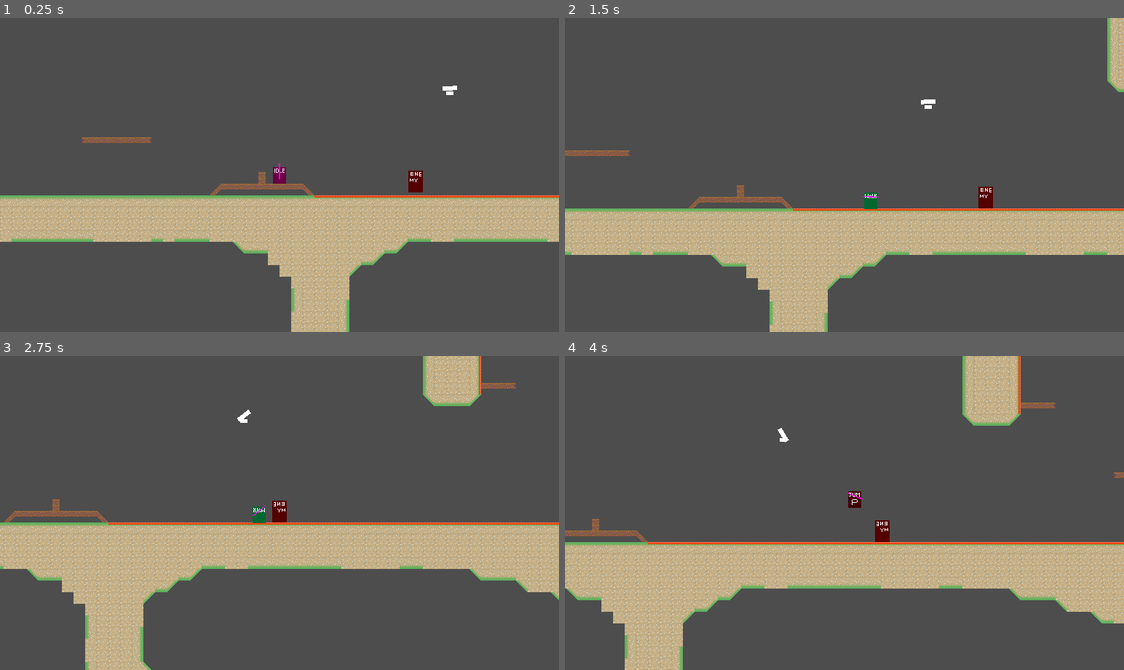
Above: before the commit, frames 1-4 (two rows, left to right).
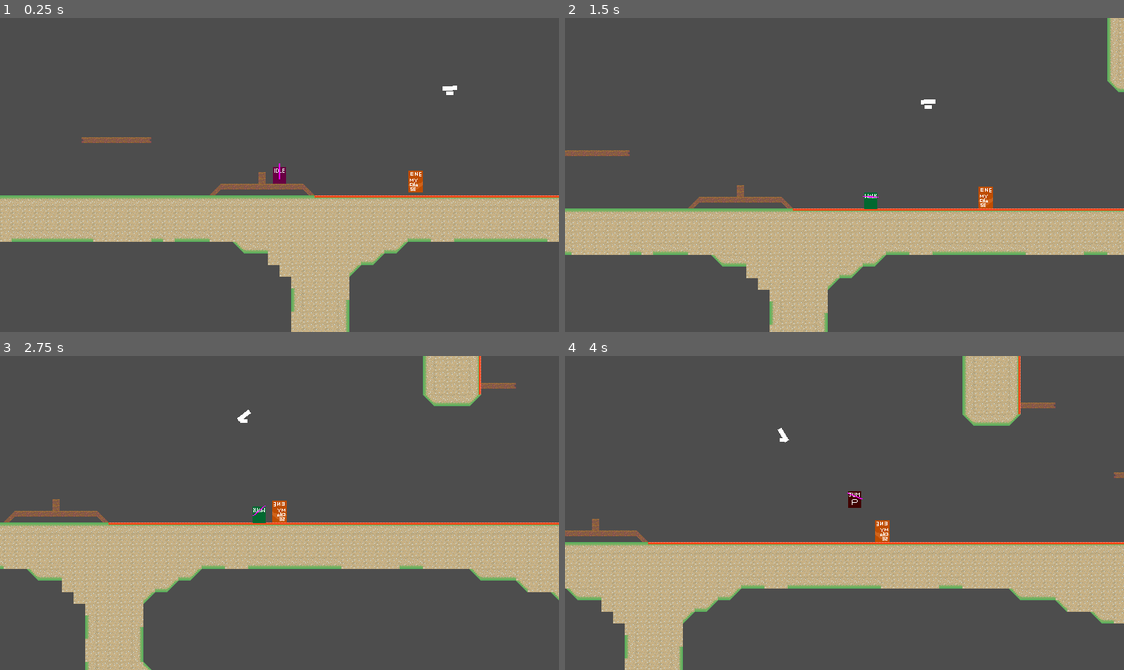
Above: after the commit, the same moments.

Repository: haruo-gabriel/portal2d
Game: Godot game, scene res://levels/test.tscn
Same seed, same stepped clock (60 frames per second), same inputs: the game is played once before the commit and once after it.
Inputs (mouse positions are in pixels of both pictures, inside the frame that each line leads up to):
- Up to frame 1 (0.25 s): no input
- Up to frame 2 (1.5 s): move the mouse to (967, 159) at 0.52 s; hold Shift (crouch) 0.53-1.28 s; hold D (move_right) from 0.53 s (still down); tap Space (jump) at 0.77 s; move the mouse to (732, 190) at 1.27 s; click (732, 190) at 1.35 s
- Up to frame 3 (2.75 s): tap Space (jump) at 1.52 s; move the mouse to (335, 443) at 2.02 s; release D (move_right) at 2.03 s; hold A (move_left) from 2.03 s (still down); right-click (335, 443) at 2.1 s
- Up to frame 4 (4 s): move the mouse to (816, 575) at 2.77 s; release A (move_left) at 2.78 s; hold D (move_right) from 2.78 s (still down); tap Shift (crouch) at 2.85 s; tap Space (jump) at 3.02, 3.77 s; move the mouse to (1012, 560) at 3.52 s; click (1012, 560) at 3.6 s

The runs differ from the first frame. In frame 1, 0.2% of the frame differs, in the area x 73-76%, y 48-56%; in frame 2, 0.2%; in frame 3, 0.2%; in frame 4, 0.2%.

Commit message:
Adding "animations" to enemy

Diff:
--- a/godot project/characters/moving_enemy/moving_enemy.tscn
+++ b/godot project/characters/moving_enemy/moving_enemy.tscn
@@ -1,11 +1,68 @@
-[gd_scene load_steps=8 format=3 uid="uid://byybmlwajwfcr"]
+[gd_scene load_steps=14 format=3 uid="uid://byybmlwajwfcr"]
 
 [ext_resource type="Script" path="res://characters/moving_enemy/scripts/moving_enemy.gd" id="1_m57l0"]
-[ext_resource type="Texture2D" uid="uid://c8eahro6svefr" path="res://characters/moving_enemy/sprite.png" id="1_qtp8j"]
+[ext_resource type="Texture2D" uid="uid://cd5oo3qhyimel" path="res://characters/moving_enemy/sprites/chase.png" id="2_q3wfa"]
 [ext_resource type="Script" path="res://characters/moving_enemy/scripts/states/state_machine.gd" id="3_0kfwn"]
+[ext_resource type="Texture2D" uid="uid://mjydm261ct8y" path="res://characters/moving_enemy/sprites/searching.png" id="3_5a60u"]
 [ext_resource type="Script" path="res://characters/moving_enemy/scripts/states/searching.gd" id="4_8dwqt"]
+[ext_resource type="Texture2D" uid="uid://bn33lbblvo3vc" path="res://characters/moving_enemy/sprites/attack.png" id="4_aa8od"]
 [ext_resource type="Script" path="res://characters/moving_enemy/scripts/states/chasing.gd" id="5_l61f2"]
 [ext_resource type="Script" path="res://characters/moving_enemy/scripts/attacking.gd" id="6_fgdwi"]
+
+[sub_resource type="Animation" id="Animation_w7gkq"]
+resource_name = "search"
+length = 0.3
+tracks/0/type = "value"
+tracks/0/imported = false
+tracks/0/enabled = true
+tracks/0/path = NodePath("Sprite2D:texture")
+tracks/0/interp = 1
+tracks/0/loop_wrap = true
+tracks/0/keys = {
+"times": PackedFloat32Array(0),
+"transitions": PackedFloat32Array(1),
+"update": 1,
+"values": [ExtResource("3_5a60u")]
+}
+
+[sub_resource type="Animation" id="Animation_e3tac"]
+resource_name = "chase"
+length = 0.3
+tracks/0/type = "value"
+tracks/0/imported = false
+tracks/0/enabled = true
+tracks/0/path = NodePath("Sprite2D:texture")
+tracks/0/interp = 1
+tracks/0/loop_wrap = true
+tracks/0/keys = {
+"times": PackedFloat32Array(0),
+"transitions": PackedFloat32Array(1),
+"update": 1,
+"values": [ExtResource("2_q3wfa")]
+}
+
+[sub_resource type="Animation" id="Animation_8ja54"]
+resource_name = "attack"
+length = 0.3
+tracks/0/type = "value"
+tracks/0/imported = false
+tracks/0/enabled = true
+tracks/0/path = NodePath("Sprite2D:texture")
+tracks/0/interp = 1
+tracks/0/loop_wrap = true
+tracks/0/keys = {
+"times": PackedFloat32Array(0),
+"transitions": PackedFloat32Array(1),
+"update": 1,
+"values": [ExtResource("4_aa8od")]
+}
+
+[sub_resource type="AnimationLibrary" id="AnimationLibrary_xvkrf"]
+_data = {
+"attack": SubResource("Animation_8ja54"),
+"chase": SubResource("Animation_e3tac"),
+"search": SubResource("Animation_w7gkq")
+}
 
 [sub_resource type="RectangleShape2D" id="RectangleShape2D_uch4w"]
 size = Vector2(20, 30)
@@ -14,7 +71,12 @@
 script = ExtResource("1_m57l0")
 
 [node name="Sprite2D" type="Sprite2D" parent="."]
-texture = ExtResource("1_qtp8j")
+texture = ExtResource("2_q3wfa")
+
+[node name="AnimationPlayer" type="AnimationPlayer" parent="."]
+libraries = {
+"": SubResource("AnimationLibrary_xvkrf")
+}
 
 [node name="CollisionShape2D" type="CollisionShape2D" parent="."]
 shape = SubResource("RectangleShape2D_uch4w")
--- a/godot project/characters/moving_enemy/scripts/attacking.gd
+++ b/godot project/characters/moving_enemy/scripts/attacking.gd
@@ -1,10 +1,32 @@
 
 extends MovingEnemyState
 
+const ATTACK_DELAY: int = 10
+const POST_ATTACK_DELAY: int = 60
 
-func _ready():
-	pass # Replace with function body.
+const REACH: int = 50
+
+var attack_delay: int
+var post_attack_delay: int
+
+func attack() -> void:
+	pass
+
+func _ready() -> void:
+	attack_delay = ATTACK_DELAY
+	post_attack_delay = POST_ATTACK_DELAY
 
 
-func _process(delta):
-	pass
+func _physics_process(delta: float) -> void:
+
+	if attack_delay:
+		attack_delay -= 1
+		return
+
+	if post_attack_delay == POST_ATTACK_DELAY:
+		attack()
+
+	post_attack_delay -= 1
+
+	if not post_attack_delay:
+		transitioned.emit(self, "searching")
--- a/godot project/characters/moving_enemy/scripts/moving_enemy.gd
+++ b/godot project/characters/moving_enemy/scripts/moving_enemy.gd
@@ -5,9 +5,12 @@
 @export var can_fall: bool = false
 
 @onready var can_see_floor: RayCast2D = $FloorCaster
+
 @onready var player_caster: RayCast2D = $PlayerCaster
 @onready var player_caster2: RayCast2D = $PlayerCaster2
+
 @onready var sprite: Sprite2D = $Sprite2D
+@onready var animation: AnimationPlayer = $AnimationPlayer
 
 const SIGHT_DISTANCE: float = 500
 const BEHIND_SIGHT_DISTANCE: float = 100
--- a/godot project/characters/moving_enemy/scripts/states/searching.gd
+++ b/godot project/characters/moving_enemy/scripts/states/searching.gd
@@ -4,7 +4,10 @@
 const SEARCH_SPEED: float = 100
 
 func enter() -> void:
+
 	enemy.velocity.x = sign(enemy.velocity.x) * SEARCH_SPEED
+
+	enemy.animation
 
 func look_around() -> int:
 
Binary file removed: godot project/characters/moving_enemy/sprite.png
Binary file added: godot project/characters/moving_enemy/sprites/attack.png
Not shown, added: godot project/characters/moving_enemy/sprites/attack.png.import
Binary file added: godot project/characters/moving_enemy/sprites/chase.png
Not shown, added: godot project/characters/moving_enemy/sprites/chase.png.import
Binary file added: godot project/characters/moving_enemy/sprites/searching.png
Not shown, changed: godot project/characters/moving_enemy/sprites/searching.png.import
Not shown, added: godot project/characters/moving_enemy/sprite.png~
Not shown, added: godot project/characters/moving_enemy/sprites/attack.png~
